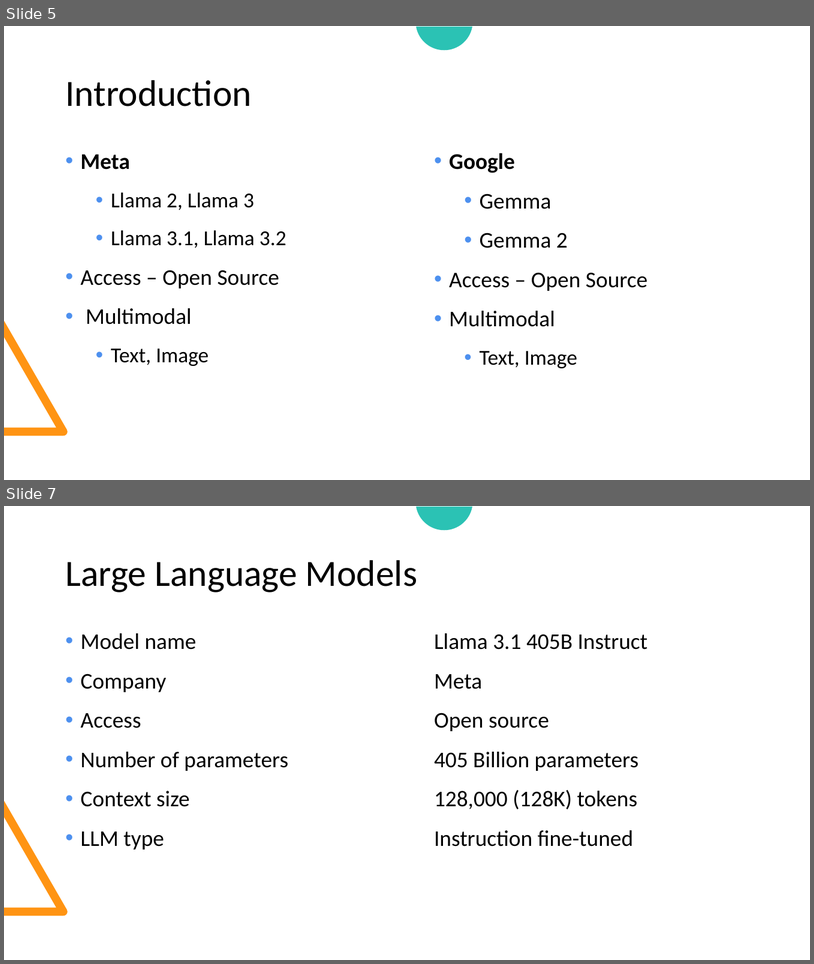
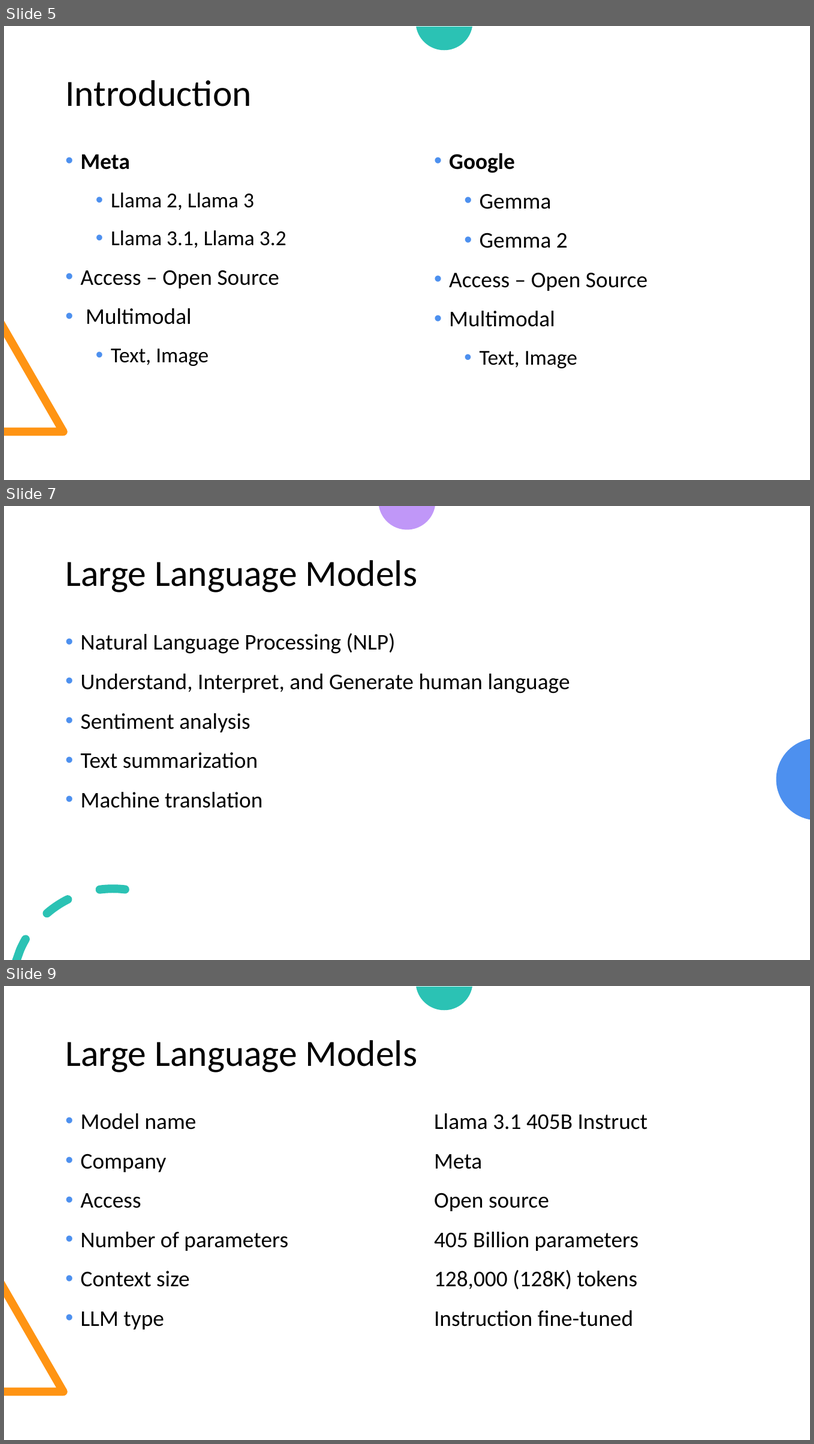
Before and after one commit to look4pritam/LargeLanguageModels, a slide deck: Presentations/IUAC-2024/Introduction_to_Large_Language_Models-From_Foundation_to_Real_World_Applications.pptx. Shown one above the other, each under a label of ours: slides 5 and 7 before the commit, slides 5, 7 and 9 after it; the slides between them are not shown. The pictures are 814x964 and 814x1444 pixels, drawn with LibreOffice and Linux fonts; fonts in the diff are those of the drawing. Boxes give left, top, right and bottom in pixels: in the first picture for what was removed or moved away, otherwise in the second. Text is boxed around its words. In the diff, an @@ line names an element or a change of style, - is before the commit and + after.

```diff
--- a/Presentations/IUAC-2024/Introduction_to_Large_Language_Models-From_Foundation_to_Real_World_Applications.pptx
+++ b/Presentations/IUAC-2024/Introduction_to_Large_Language_Models-From_Foundation_to_Real_World_Applications.pptx
@@ slide 7 added at box(4, 506, 810, 960), background #FFFFFF @@
@@ freeform shape added at box(379, 506, 435, 529), fill #C097F8 @@
@@ title added at box(65, 560, 417, 592), 33 pt, text #000000 @@
+Large Language Models
@@ text added at box(81, 633, 570, 808), 20 pt, text #000000 @@
+  • Natural Language Processing (NLP)
+  • Understand, Interpret, and Generate human language
+  • Sentiment analysis
+  • Text summarization
+  • Machine translation
@@ freeform shape added at box(777, 739, 810, 820), fill #4D90EF @@
@@ freeform shape added at box(12, 884, 129, 960), fill #2BC2B4 @@
@@ what was slide 7 is now slide 9 @@
```
Also in this commit, not shown: 1 slide changed, 1 other slide added.
